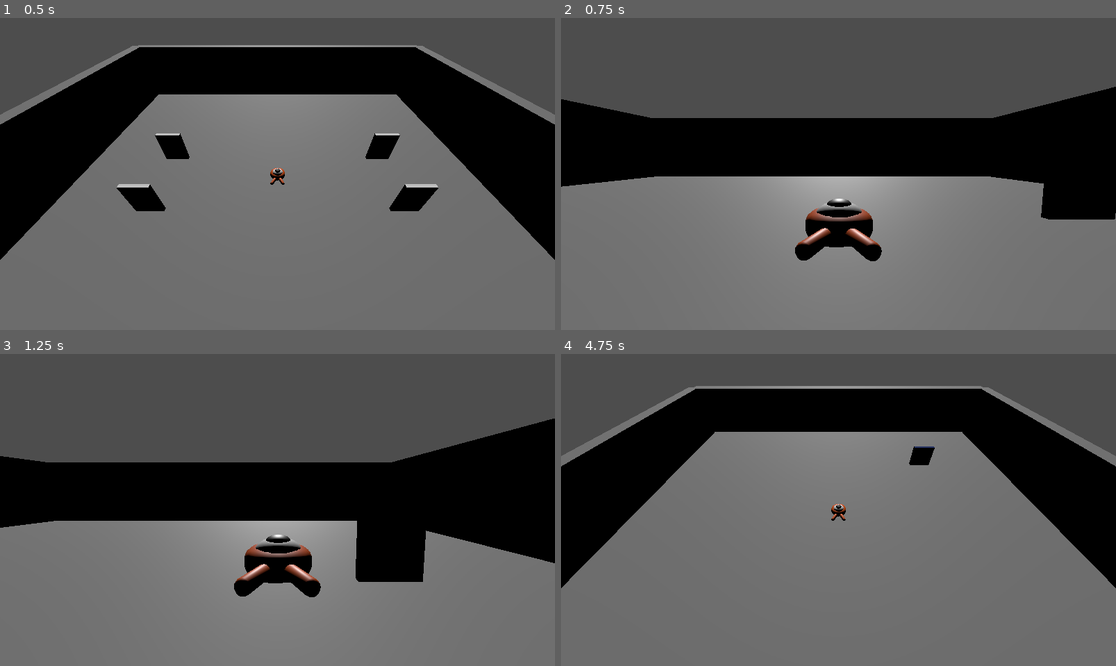
Above: before the commit, frames 1-4 (two rows, left to right).
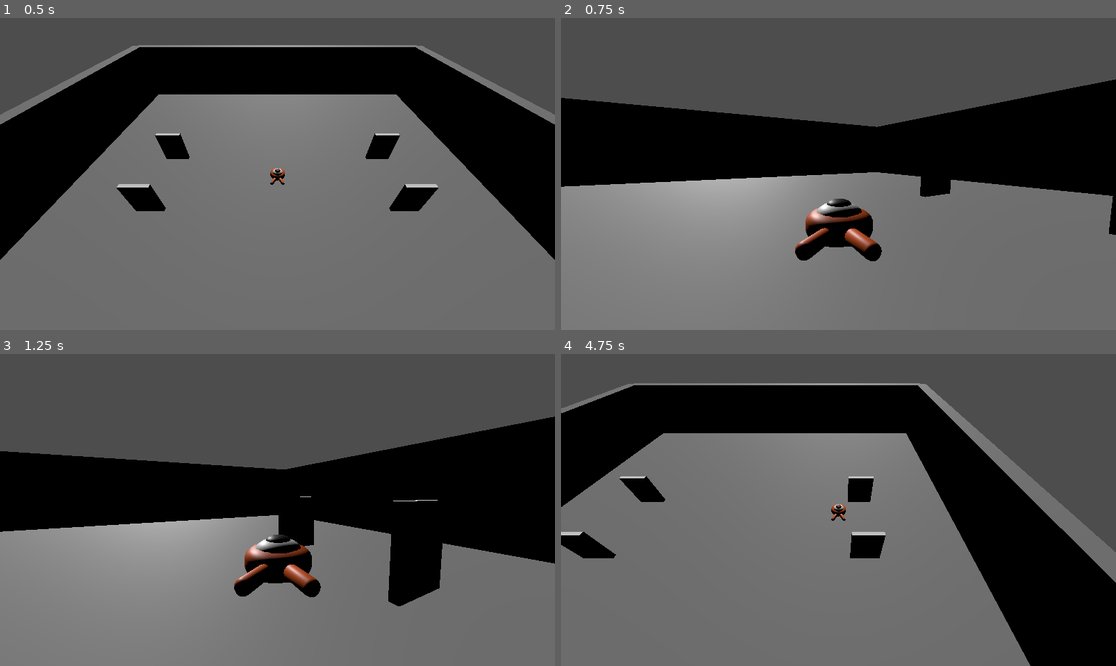
Above: after the commit, the same moments.

Repository: LeFodeurCou/Godot-Lab
Game: Godot game, scene res://main.tscn
The game is run twice, just before and just after one commit, with the same random seed, the same clock (stepped at 60 frames per second) and the same inputs.
Inputs (mouse positions are in pixels of both pictures, inside the frame that each line leads up to):
- Up to frame 1 (0.5 s): no input
- Up to frame 2 (0.75 s): tap Enter (camera_switch) at 0.5 s; move the mouse to (960, 158) at 0.52 s; hold D (move_right) from 0.53 s (still down); hold Enter (camera_switch) from 0.53 s (still down); click (960, 158) at 0.67 s
- Up to frame 3 (1.25 s): keep holding D (move_right); keep holding Enter (camera_switch); tap Space (jump) at 0.77 s
- Up to frame 4 (4.75 s): move the mouse to (810, 510) at 1.27 s; release D (move_right) at 1.28 s; release Enter (camera_switch) at 1.28 s; hold W (move_forward) 1.28-2.03 s; tap Enter (camera_switch) at 1.35, 2.3, 2.85, 4.55 s; click (810, 510) at 1.42 s; tap Space (jump) at 1.52, 3.02, 3.77, 4.52 s; move the mouse to (894, 441) at 2.02 s; hold D (move_right) 2.03-2.78 s; hold Shift (shift) 2.03-2.78 s; click (894, 441) at 2.17 s; move the mouse to (810, 572) at 2.77 s; hold W (move_forward) from 2.78 s (still down); click (810, 572) at 2.92 s; move the mouse to (877, 513) at 3.52 s; hold Enter (camera_switch) 3.53-4.28 s; click (877, 513) at 3.67 s; move the mouse to (794, 506) at 4.27 s; tap Shift (shift) at 4.35 s; click (794, 506) at 4.42 s

Frame 1 is identical in both runs. In frame 2, 11% of the frame differs, in the area x 0-100%, y 19-76%; in frame 3, 9.8%; in frame 4, 30%, in the area x 0-100%, y 9-100%.

Commit message:
Some fix and little improvements

Diff:
--- a/Player/Camera/CameraBasicController.gd
+++ b/Player/Camera/CameraBasicController.gd
@@ -23,7 +23,6 @@
 	player.target_velocity.z = inputDir.z * player.speed
 
 func onActivate(player: CharacterBody3D) -> void:
-	Input.set_mouse_mode(Input.MOUSE_MODE_VISIBLE)
 	# Reset player rotation
 	player.rotation = Vector3.ZERO
 	# Reset pivot rotation
--- a/Player/Camera/CameraCinematicController.gd
+++ b/Player/Camera/CameraCinematicController.gd
@@ -57,7 +57,9 @@
 	)
 
 func onDeactivate() -> void:
+	Input.set_mouse_mode(Input.MOUSE_MODE_VISIBLE)
 	tween.kill()
+	isMovementAllowed = false
 	self.position = Vector3(0, 20, 20)
 	self.rotation_degrees = Vector3(-45, 0, 0)
 
--- a/Player/Camera/CameraDebugController.gd
+++ b/Player/Camera/CameraDebugController.gd
@@ -55,7 +55,9 @@
 
 func onActivate(player: CharacterBody3D) -> void:
 	Input.set_mouse_mode(Input.MOUSE_MODE_CAPTURED)
-	player.get_node("Pivot").rotation.y = yaw
+
+func onDeactivate() -> void:
+	Input.set_mouse_mode(Input.MOUSE_MODE_VISIBLE)
 
 func allowGlobalMovements() -> bool:
 	return false
--- a/Player/Camera/CameraFPController.gd
+++ b/Player/Camera/CameraFPController.gd
@@ -52,3 +52,8 @@
 func onActivate(player: CharacterBody3D) -> void:
 	Input.set_mouse_mode(Input.MOUSE_MODE_CAPTURED)
 	player.get_node("Pivot").rotation.y = yaw
+	yaw = player.rotation.y
+
+func onDeactivate() -> void:
+	Input.set_mouse_mode(Input.MOUSE_MODE_VISIBLE)
+	yaw = 0.0
--- a/Player/Camera/CameraTPController.gd
+++ b/Player/Camera/CameraTPController.gd
@@ -67,12 +67,10 @@
 
 	if inputDir != Vector3.ZERO:
 		inputDir = inputDir.normalized()
-
 		var localBasis = playerPivot.global_transform.basis
 		var direction = (localBasis.x * inputDir.x + localBasis.z * inputDir.z)
 		direction.y = 0
 		direction = direction.normalized()
-
 		player.target_velocity.x = direction.x * player.speed
 		player.target_velocity.z = direction.z * player.speed
 	else:
@@ -86,3 +84,8 @@
 func onActivate(player: CharacterBody3D) -> void:
 	Input.set_mouse_mode(Input.MOUSE_MODE_CAPTURED)
 	player.get_node("Pivot").rotation.y = yaw
+	yaw = player.rotation.y
+
+func onDeactivate() -> void:
+	Input.set_mouse_mode(Input.MOUSE_MODE_VISIBLE)
+	yaw = 0.0
--- a/Player/Camera/CameraTacticalController.gd
+++ b/Player/Camera/CameraTacticalController.gd
@@ -23,7 +23,6 @@
 	player.target_velocity.z = inputDir.z * player.speed
 
 func onActivate(player: CharacterBody3D) -> void:
-	Input.set_mouse_mode(Input.MOUSE_MODE_VISIBLE)
 	# Reset player rotation
 	player.rotation = Vector3.ZERO
 	# Reset pivot rotation
--- a/Player/Camera/cameraHsController.gd
+++ b/Player/Camera/cameraHsController.gd
@@ -52,7 +52,6 @@
 	return null
 
 func onActivate(player: CharacterBody3D) -> void:
-	Input.set_mouse_mode(Input.MOUSE_MODE_VISIBLE)
 	# Reset player rotation
 	player.rotation = Vector3.ZERO
 	# Reset pivot rotation
--- a/Player/ContextCamera.gd
+++ b/Player/ContextCamera.gd
@@ -39,6 +39,7 @@
 	if !isCameraForced and event.is_action_pressed("camera_switch"):
 		if cameras[currentCameraIdx].has_method("onDeactivate"):
 			cameras[currentCameraIdx].onDeactivate()
+		cameras[currentCameraIdx].current = false
 		currentCameraIdx = (currentCameraIdx + 1) % cameras.size()
 		cameras[currentCameraIdx].current = true
 		if cameras[currentCameraIdx].has_method("onActivate"):
